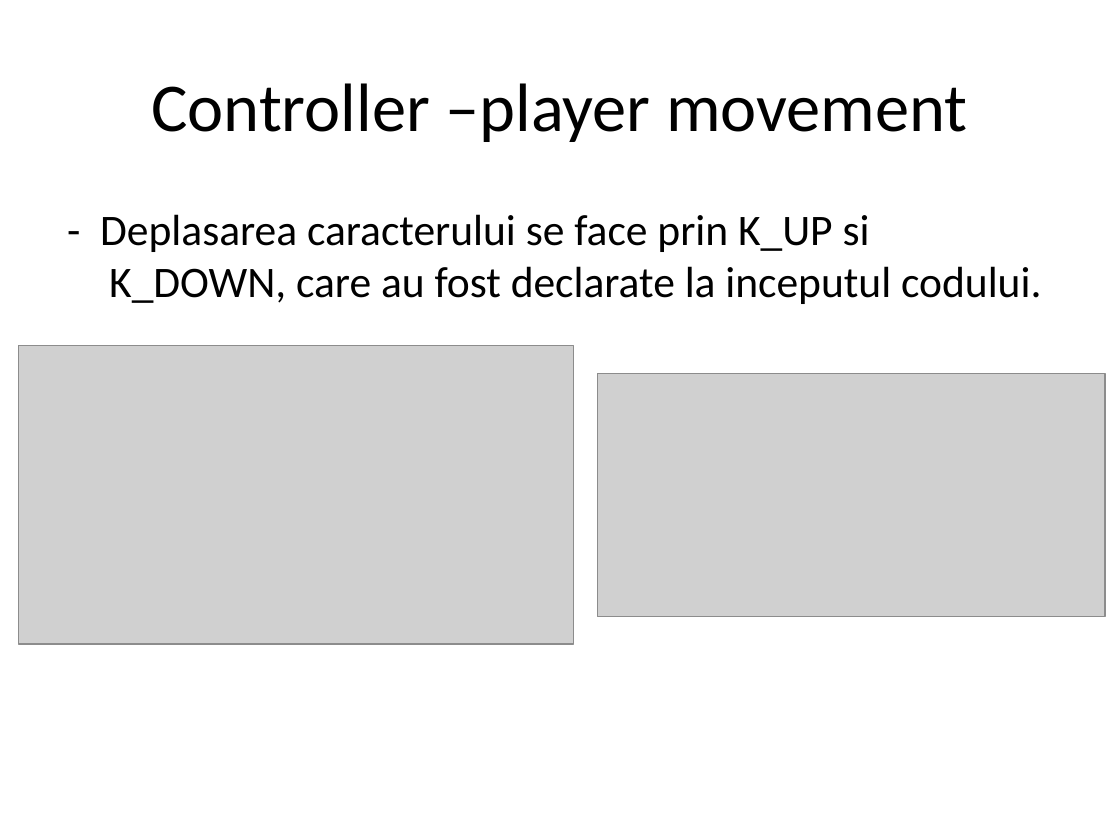
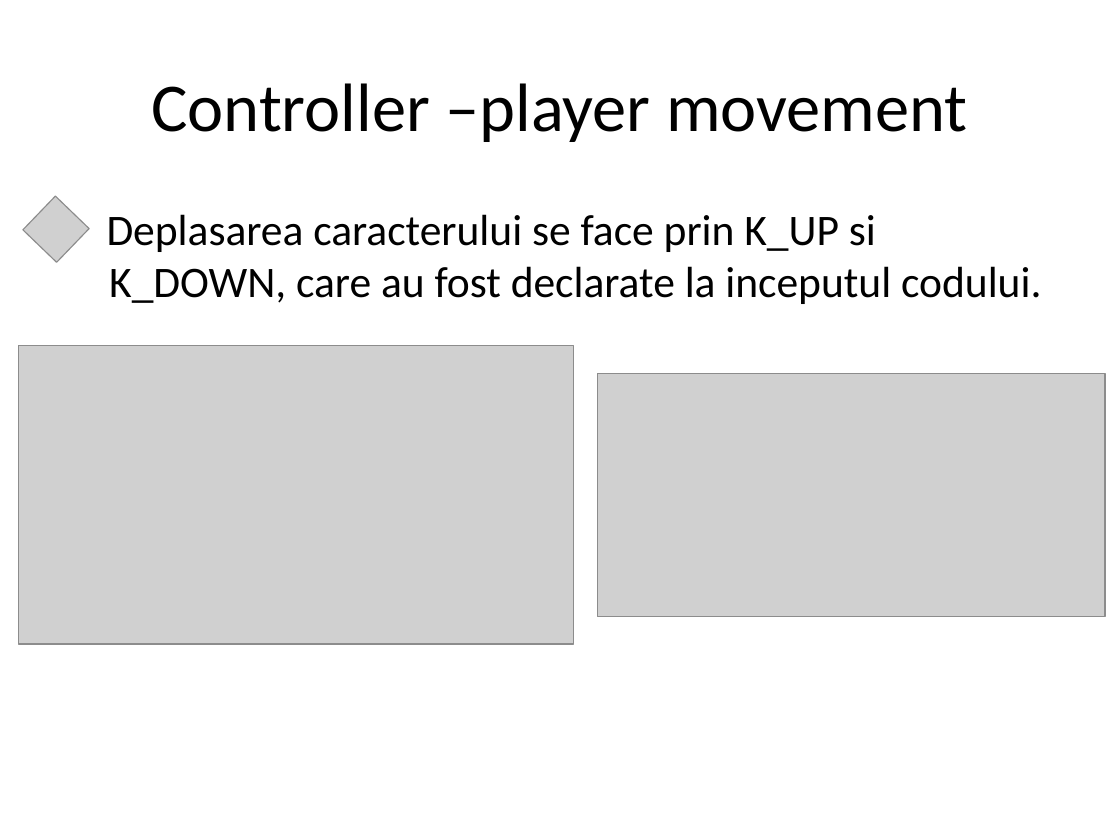
Before and after one commit to cristina07a/Endless-Runner-Game, a slide deck: slide 21 of Endless Runner.pptx. Drawn at 1120x840 pixels with LibreOffice and Linux fonts; fonts in the diff are those of the drawing; grey boxes stand for pictures; background and template pictures are left out. Boxes give left, top, right and bottom in pixels: in the first picture for what was removed or moved away, otherwise in the second. Text is boxed around its words. In the diff, an @@ line names an element or a change of style, - is before the commit and + after.

```diff
--- a/Endless Runner.pptx
+++ b/Endless Runner.pptx
@@ picture added at <box>23,196,89,263</box> @@
@@ text at <box>107,214,1041,304</box>: text changed @@
-- Deplasarea caracterului se face prin K_UP si K_DOWN, care au fost declarate la inceputul codului.
+Deplasarea caracterului se face prin K_UP si K_DOWN, care au fost declarate la inceputul codului.
```
Also in this commit, not shown: 5 other slides changed, 1 other file.
